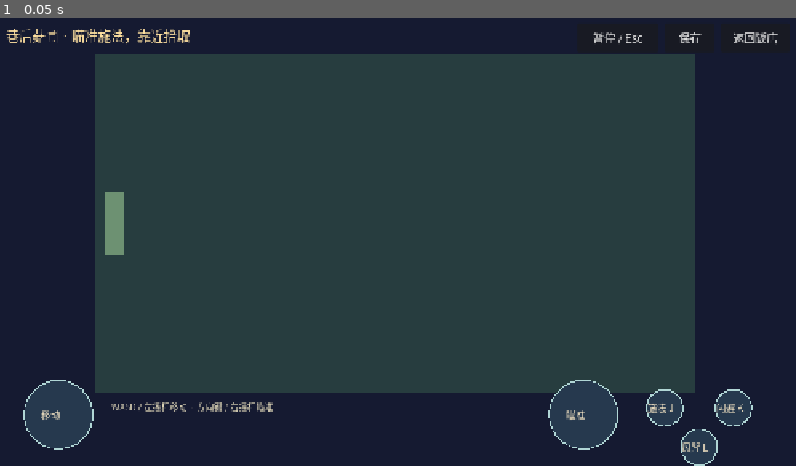
Above: before the commit, frame 1.
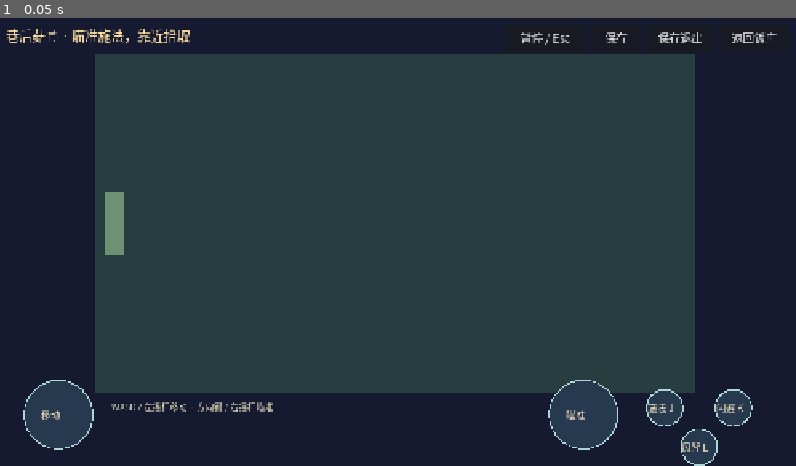
Above: after the commit, the same moment.

Repository: BossaMelon/meemee-moonlantern-lane
Game: Godot game, scene res://scenes/expedition/expedition.tscn
Same seed, same stepped clock (60 frames per second), same inputs: the game is played once before the commit and once after it. The project has no main scene, so this scene is started directly.
Inputs:
- Up to frame 1 (0.05 s): no input

The runs differ from the first frame. In frame 1, 0.3% of the frame differs, in the area x 65-98%, y 3-7%.

Commit message:
fix(E01): expose save-and-quit with three-input toolbar access

Diff:
--- a/game/expedition/expedition_panel.gd
+++ b/game/expedition/expedition_panel.gd
@@ -3,6 +3,7 @@
 signal returned
 signal pause_requested
 signal save_requested
+signal save_quit_requested
 signal action_events(events: Array)
 var session
 var state: Dictionary = {}
@@ -23,6 +24,7 @@
 var field = Rect2()
 var pause_button: Button
 var save_button: Button
+var save_quit_button: Button
 var return_button: Button
 var session_prefix = ""
 
@@ -32,10 +34,16 @@
 	focus_mode = Control.FOCUS_ALL
 	font = SystemFont.new()
 	font.font_names = PackedStringArray(["PingFang SC","Noto Sans CJK SC","Arial"])
+	# This project's effective desktop defaults have keyboard-only ui_accept.
+	# Add the missing controller confirmation without replacing existing bindings.
+	var confirm = InputEventJoypadButton.new()
+	confirm.button_index = JOY_BUTTON_A
+	if not InputMap.action_has_event("ui_accept",confirm): InputMap.action_add_event("ui_accept",confirm)
 	var path = "res://assets/pixel/manifest.json"
 	if FileAccess.file_exists(path): manifest = JSON.parse_string(FileAccess.get_file_as_string(path))
 	pause_button = _button("暂停 / Esc",func(): release_inputs(); pause_requested.emit())
 	save_button = _button("保存",func(): release_inputs(); save_requested.emit())
+	save_quit_button = _button("保存退出",func(): release_inputs(); save_quit_requested.emit())
 	return_button = _button("返回饭店",_leave)
 	resized.connect(_layout)
 	_layout()
@@ -54,13 +62,29 @@
 	if pause_button == null: return
 	var scale_factor = clampf(minf((size.x-24.0)/960.0,(size.y-160.0)/540.0),0.2,1.0)
 	field = Rect2(Vector2((size.x-960.0*scale_factor)/2.0,62),Vector2(960,540)*scale_factor)
-	pause_button.position = Vector2(size.x-350,12)
-	pause_button.size = Vector2(130,46)
-	save_button.position = Vector2(size.x-210,12)
-	save_button.size = Vector2(80,46)
-	return_button.position = Vector2(size.x-120,12)
-	return_button.size = Vector2(110,46)
+	var compact = size.x < 1000
+	var widths = [96,64,88,88] if compact else [130,80,110,110]
+	var buttons = [pause_button,save_button,save_quit_button,return_button]
+	var left = size.x-12.0-24.0
+	for width in widths: left -= width
+	for i in range(buttons.size()):
+		var button: Button = buttons[i]
+		button.add_theme_font_size_override("font_size",16 if compact else 18)
+		button.position = Vector2(left,8 if compact else 12)
+		button.size = Vector2(widths[i],44 if compact else 46)
+		left += widths[i]+8
+		button.focus_neighbor_left = button.get_path_to(buttons[(i+3)%4])
+		button.focus_neighbor_right = button.get_path_to(buttons[(i+1)%4])
+		button.focus_next = button.focus_neighbor_right
+		button.focus_previous = button.focus_neighbor_left
+	focus_neighbor_top = get_path_to(pause_button)
+	focus_neighbor_right = get_path_to(pause_button)
+	pause_button.text = _pause_text(session != null and session.view().get("paused",false))
 	queue_redraw()
+
+func _pause_text(paused: bool) -> String:
+	if size.x < 1000: return "继续" if paused else "暂停"
+	return "继续 / Esc" if paused else "暂停 / Esc"
 
 func bind_session(value):
 	session = value
@@ -71,7 +95,7 @@
 	if session != null:
 		var view: Dictionary = session.view()
 		state = view.get("expedition",{})
-		if pause_button != null: pause_button.text = "继续 / Esc" if view.get("paused",false) else "暂停 / Esc"
+		if pause_button != null: pause_button.text = _pause_text(view.get("paused",false))
 	queue_redraw()
 
 func _command(kind: String, args: Dictionary = {}):
--- a/tests/expedition/runtime_inputs.gd
+++ b/tests/expedition/runtime_inputs.gd
@@ -14,6 +14,7 @@
 var save_count = 0
 var real_core = false
 var observed_events: Array = []
+var save_quit_only = false
 
 class ActionAdapter extends RefCounted:
 	var state: Dictionary
@@ -42,6 +43,7 @@
 
 func _initialize():
 	real_core = "--real-core" in OS.get_cmdline_user_args()
+	save_quit_only = "--save-quit-only" in OS.get_cmdline_user_args()
 	for i in range(OS.get_cmdline_user_args().size()-1):
 		if OS.get_cmdline_user_args()[i] == "--output": output = OS.get_cmdline_user_args()[i+1]
 	DirAccess.make_dir_recursive_absolute(output)
@@ -125,6 +127,9 @@
 	root.content_scale_mode = Window.CONTENT_SCALE_MODE_DISABLED
 	root.content_scale_size = Vector2i.ZERO
 	root.size = Vector2i(1280,800)
+	if save_quit_only:
+		await check_save_quit()
+		return
 	Engine.time_scale = 6.0
 	for mode in ["keyboard","touch","gamepad"]:
 		if real_core:
@@ -178,6 +183,7 @@
 			panel.bind_session(adapter)
 		await screenshot(mode+"-paused")
 		await click(panel.pause_button.position+panel.pause_button.size/2.0)
+		panel.grab_focus()
 		pressed.clear(); active_touches.clear()
 		var frames = 0
 		var captured = false
@@ -211,3 +217,64 @@
 		"claims":"Real-rendered action scene and InputEvent paths. Normal command setup is not a full restaurant UI/P14 claim; no physical controller/iOS claim."},"\t")); file.close()
 	print("E01 rendered InputEvent checks: ",checks," failures: ",failures.size())
 	quit(1 if not failures.is_empty() else 0)
+
+func check_save_quit():
+	DisplayServer.window_set_size(Vector2i(844,390)); root.size = Vector2i(844,390)
+	adapter = ActionAdapter.new()
+	adapter.set_paused(true)
+	panel = ExpeditionScene.instantiate()
+	root.add_child(panel)
+	panel.bind_session(adapter)
+	await process_frame
+	if not panel.has_signal("save_quit_requested") or panel.get("save_quit_button") == null:
+		expect(false,"visible save-and-quit button and signal required")
+		quit(1); return
+	var counts = {"save":0,"save_quit":0,"clean":true}
+	panel.save_requested.connect(func(): counts.save += 1)
+	panel.save_quit_requested.connect(func():
+		counts.save_quit += 1
+		var held: Dictionary = panel.current_input()
+		counts.clean = counts.clean and held.move_x == 0.0 and held.move_y == 0.0 and not held.cast and not held.dodge and not held.skill
+		var simulated: Dictionary = adapter.view().expedition.input
+		for axis in ["move_x","move_y","aim_x","aim_y"]: counts.clean = counts.clean and simulated[axis] == 0.0
+		for action in ["cast","dodge","skill"]: counts.clean = counts.clean and not simulated[action]
+	)
+	for mode in ["mouse","touch","gamepad"]:
+		# Actual input first leaves several device controls held at the same time.
+		panel.grab_focus()
+		joy({"move_x":1.0,"move_y":0.0,"aim_x":1.0,"aim_y":0.0,"cast":true,"dodge":true,"skill":true})
+		await process_frame
+		var before: int = counts.save_quit
+		var center: Vector2 = panel.save_quit_button.get_global_rect().get_center()
+		if mode == "mouse": await click(center)
+		elif mode == "touch":
+			var down = InputEventScreenTouch.new(); down.index = 19; down.position = center; down.pressed = true
+			Input.parse_input_event(down)
+			await process_frame
+			var up = InputEventScreenTouch.new(); up.index = 19; up.position = center; up.pressed = false
+			Input.parse_input_event(up)
+			await process_frame
+		else:
+			# Start at the same panel focus used by the real main UI, then navigate.
+			joy({"move_x":0.0,"move_y":0.0,"aim_x":0.0,"aim_y":0.0,"cast":false,"dodge":false,"skill":false})
+			key_event(KEY_D,true); key_event(KEY_J,true); key_event(KEY_L,true)
+			await process_frame
+			panel.grab_focus()
+			for code in [JOY_BUTTON_DPAD_UP,JOY_BUTTON_DPAD_RIGHT,JOY_BUTTON_DPAD_RIGHT,JOY_BUTTON_A]:
+				var down = InputEventJoypadButton.new(); down.button_index = code; down.pressed = true
+				Input.parse_input_event(down)
+				await process_frame
+				var up = InputEventJoypadButton.new(); up.button_index = code; up.pressed = false
+				Input.parse_input_event(up)
+				await process_frame
+		expect(counts.save_quit == before+1,"actual "+mode+" activates save-and-quit once")
+		expect(counts.save == 0,"save-and-quit remains distinct from save "+mode)
+		expect(counts.clean,"device and simulation holds clear before signal "+mode)
+	for button in [panel.pause_button,panel.save_button,panel.save_quit_button,panel.return_button]:
+		expect(Rect2(Vector2.ZERO,Vector2(844,390)).encloses(button.get_global_rect()),"toolbar target fits 844x390: "+button.text)
+		expect(button.size.y >= 44.0,"touch target remains >=44px")
+	await screenshot("save-quit-844x390")
+	var file = FileAccess.open(output+"/save-quit-inputs.json",FileAccess.WRITE)
+	file.store_string(JSON.stringify({"checks":checks,"failures":failures,"counts":counts,"width":844,"height":390,"claims":"Actual InputEvent activation of product signal; host owns full save and process exit."},"\t")); file.close()
+	print("E01 save-and-quit checks: ",checks," failures: ",failures.size())
+	quit(1 if not failures.is_empty() else 0)
Not shown, changed: game/expedition/README.md
Not shown, changed: tests/expedition/README.md
